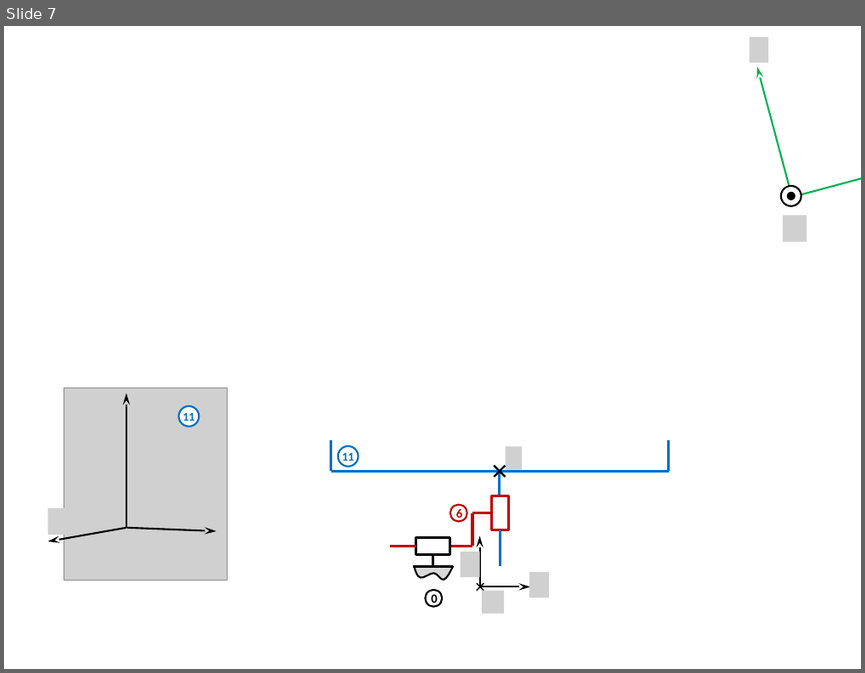
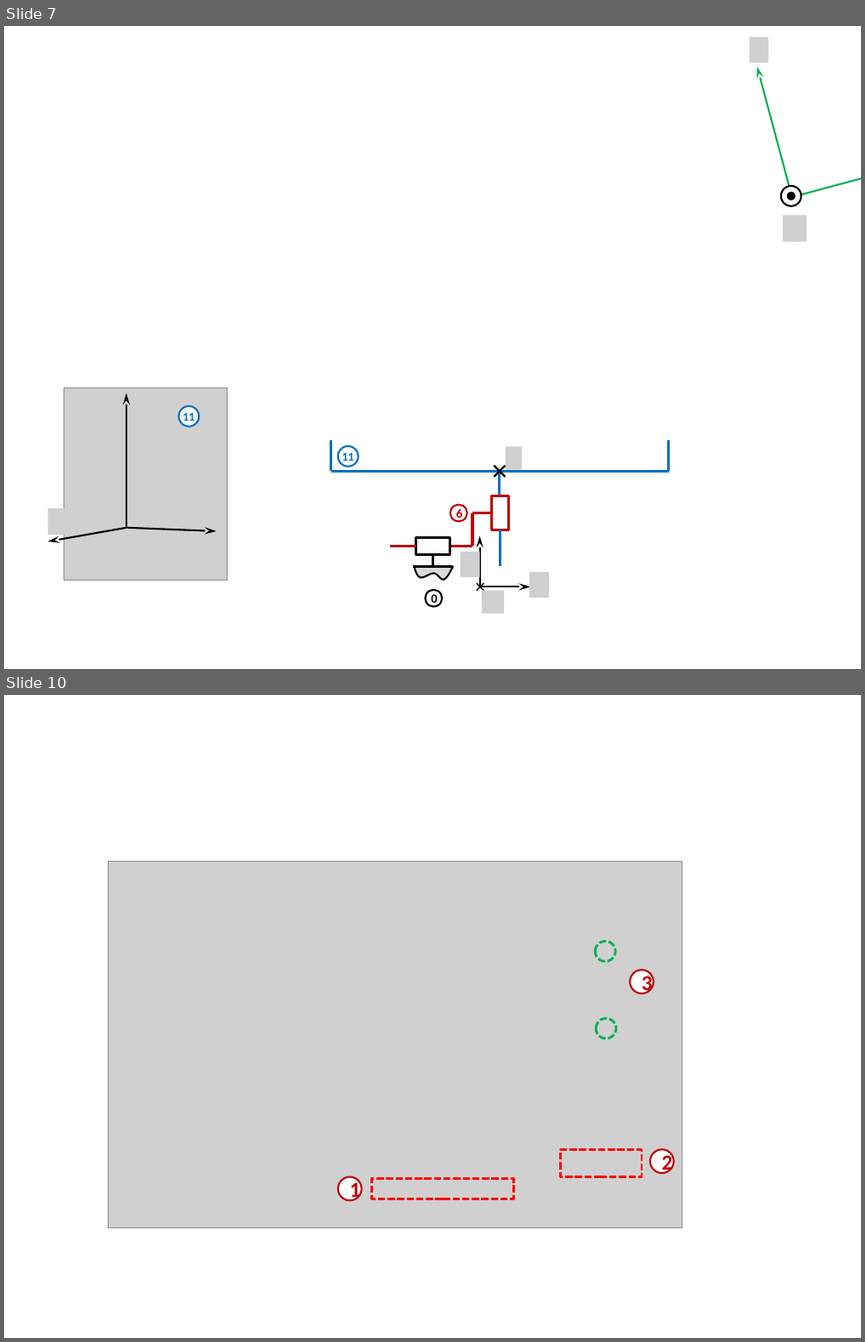
Before and after one commit to xpessoles/TP_Documents_PSI, a slide deck: 13_Moby_Crea/Documentation_Moby_Figures.pptx. Shown one above the other, each under a label of ours: slide 7 before the commit, slides 7 and 10 after it; the slides between them are not shown. The pictures are 865x673 and 865x1342 pixels, drawn with LibreOffice and Linux fonts; fonts in the diff are those of the drawing; grey boxes stand for pictures; background and template pictures are left out. Boxes give left, top, right and bottom in pixels: in the first picture for what was removed or moved away, otherwise in the second. Text is boxed around its words. In the diff, an @@ line names an element or a change of style, - is before the commit and + after.

```diff
--- a/13_Moby_Crea/Documentation_Moby_Figures.pptx
+++ b/13_Moby_Crea/Documentation_Moby_Figures.pptx
@@ slide 10 added at (x1=4, y1=695, x2=861, y2=1338), background #FFFFFF @@
@@ picture added at (x1=109, y1=862, x2=681, y2=1228) @@
@@ ellipse added at (x1=596, y1=941, x2=616, y2=961), outline #00B050 2 pt dashed @@
@@ ellipse added at (x1=630, y1=970, x2=653, y2=994), fill #FFFFFF, outline #C00000 1.5 pt, 18 pt, text #C00000, bold @@
+3
@@ ellipse added at (x1=596, y1=1018, x2=617, y2=1038), outline #00B050 2 pt dashed @@
@@ rectangle added at (x1=561, y1=1149, x2=642, y2=1176), outline #FF0000 2 pt dashed @@
@@ ellipse added at (x1=650, y1=1149, x2=674, y2=1173), fill #FFFFFF, outline #C00000 1.5 pt, 18 pt, text #C00000, bold @@
+2
@@ ellipse added at (x1=338, y1=1176, x2=362, y2=1201), fill #FFFFFF, outline #C00000 1.5 pt, 18 pt, text #C00000, bold @@
+1
@@ rectangle added at (x1=371, y1=1179, x2=513, y2=1199), outline #FF0000 2 pt dashed @@
```
Also in this commit, not shown: 2 other slides added, 1 slide removed, 1 other file.
